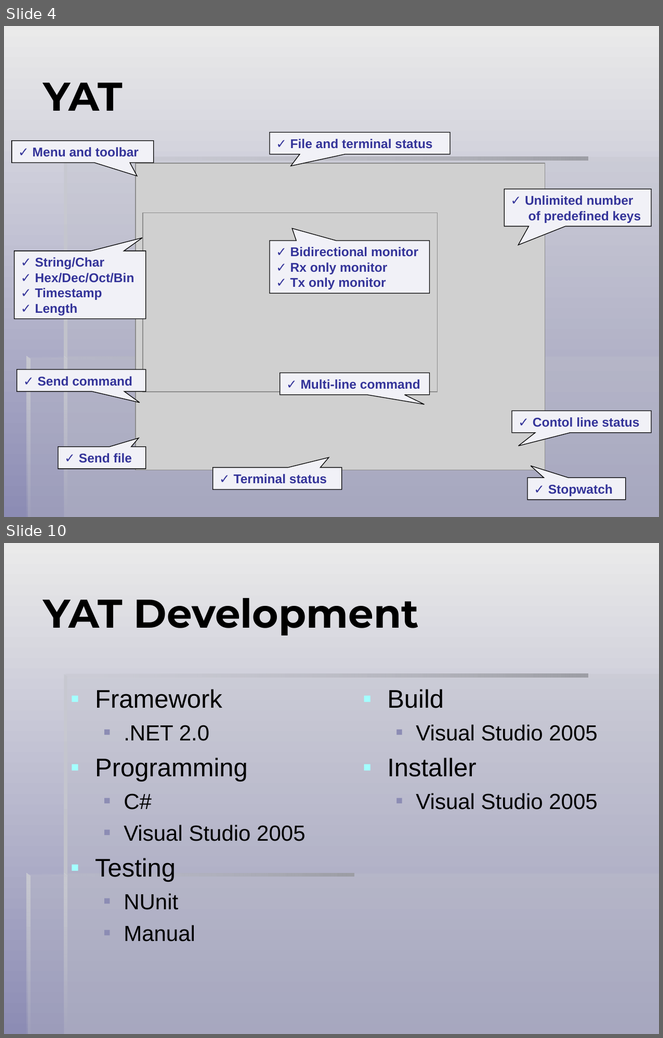
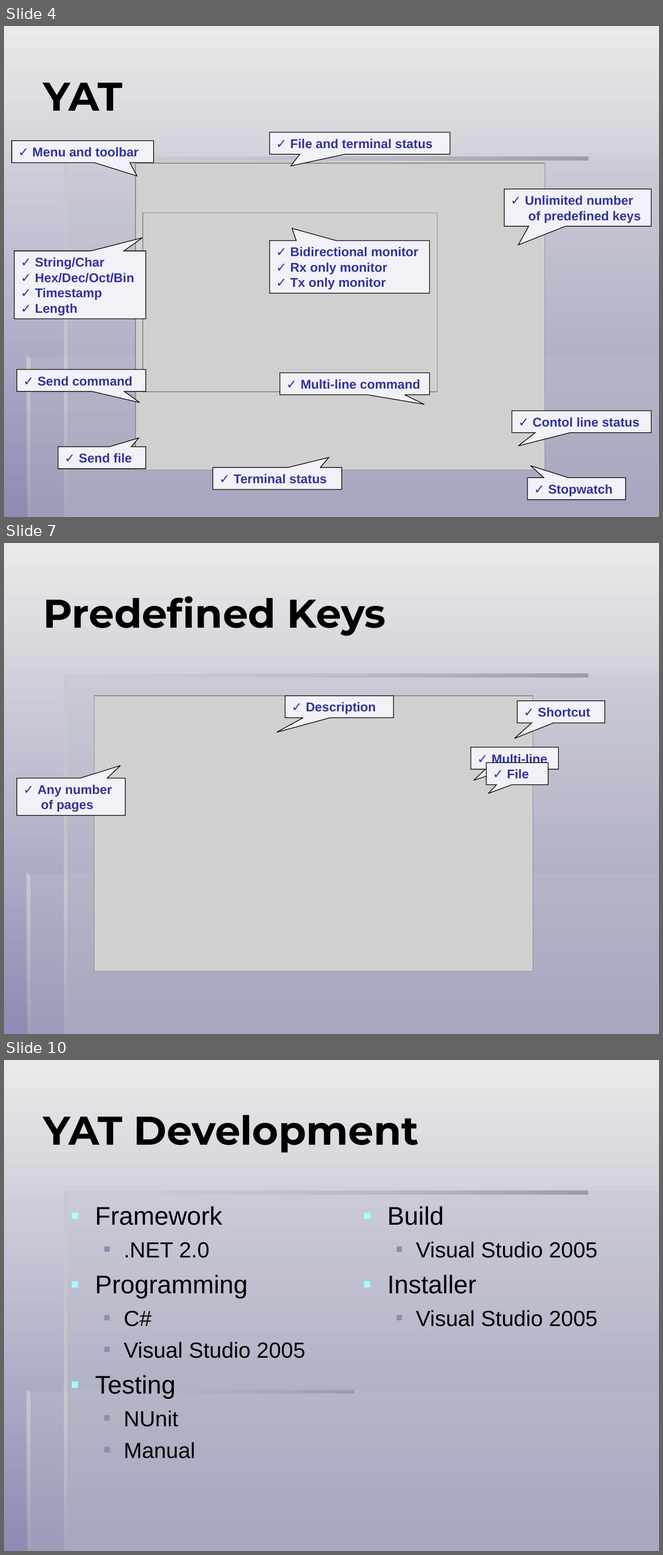
Before and after one commit to icis4/yat, a slide deck: _Doc.User/YAT Presentation/YAT.ppt. Shown one above the other, each under a label of ours: slides 4 and 10 before the commit, slides 4, 7 and 10 after it; the slides between them are not shown. The pictures are 663x1038 and 663x1555 pixels, drawn with LibreOffice and Linux fonts; fonts in the diff are those of the drawing; grey boxes stand for pictures. Boxes give left, top, right and bottom in pixels: in the first picture for what was removed or moved away, otherwise in the second. Text is boxed around its words. In the diff, an @@ line names an element or a change of style, - is before the commit and + after.

```diff
--- a/_Doc.User/YAT Presentation/YAT.ppt
+++ b/_Doc.User/YAT Presentation/YAT.ppt
@@ slide 7 added at (x1=4, y1=543, x2=659, y2=1034), background gradient #EAEAEA to #8C8CB4; not listed: 7 template elements that a slide beside it also shows @@
@@ title added at (x1=43, y1=596, x2=386, y2=636), 44 pt, text #000000, bold @@
+Predefined Keys
@@ picture added at (x1=94, y1=696, x2=533, y2=971) @@
@@ speech box added at (x1=285, y1=696, x2=393, y2=718), fill #F1F1F7, outline #000000 0.74 pt, 14 pt, text #333399, bold @@
+✓ Description
@@ speech box added at (x1=518, y1=701, x2=606, y2=723), fill #F1F1F7, outline #000000 0.74 pt, 14 pt, text #333399, bold @@
+✓ Shortcut
@@ speech box added at (x1=471, y1=747, x2=559, y2=770), fill #F1F1F7, outline #000000 0.74 pt, 14 pt, text #333399, bold @@
+✓ Multi-line
@@ speech box added at (x1=486, y1=763, x2=548, y2=785), fill #F1F1F7, outline #000000 0.74 pt, 14 pt, text #333399, bold @@
+✓ File
@@ speech box added at (x1=17, y1=778, x2=125, y2=815), fill #F1F1F7, outline #000000 0.74 pt, 14 pt, text #333399, bold @@
+✓ Any number
+of pages
```
Also in this commit, not shown: 4 slides changed, 2 other slides added, 3 slides removed, 8 other files.
